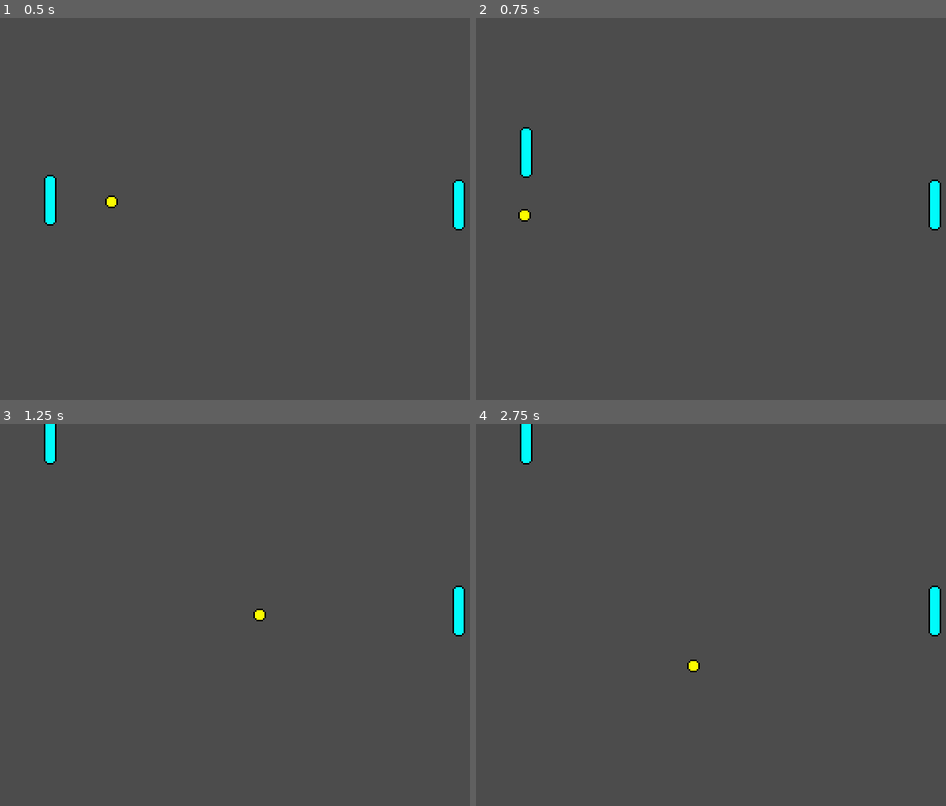
Above: before the commit, frames 1-4 (two rows, left to right).
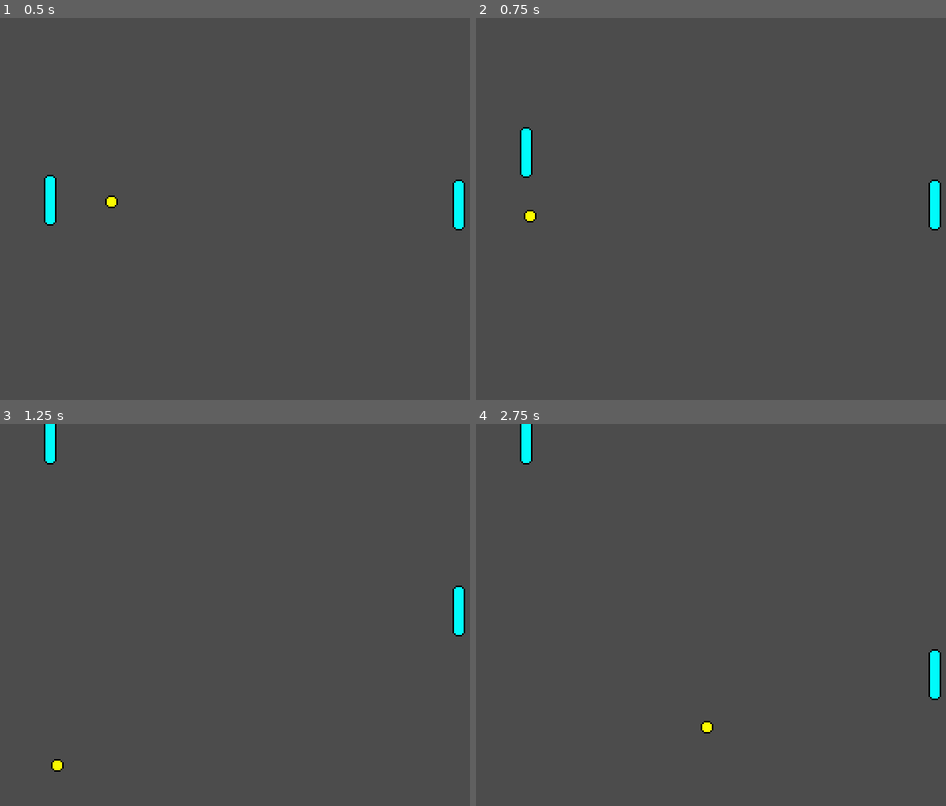
Above: after the commit, the same moments.

Repository: paolobb4/YAPC
Game: Godot game, scene res://scn/Game.tscn
The game is run twice, just before and just after one commit, with the same random seed, the same clock (stepped at 60 frames per second) and the same inputs.
Inputs:
- Up to frame 1 (0.5 s): no input
- Up to frame 2 (0.75 s): tap Enter at 0.5 s; hold Up (ui_up) from 0.53 s (still down)
- Up to frame 3 (1.25 s): keep holding Up (ui_up)
- Up to frame 4 (2.75 s): release Up (ui_up) at 1.28 s; hold Down (ui_down) 1.28-2.03 s; hold Up (ui_up) from 2.03 s (still down)

Frame 1 is identical in both runs. In frame 2, 0.1% of the frame differs, in the area x 8-13%, y 50-54%; in frame 3, 0.1%; in frame 4, 0.8%, in the area x 44-99%, y 42-82%.

Commit message:
Fix ball bouncing angle

Diff:
--- a/scn/ball.gd
+++ b/scn/ball.gd
@@ -14,10 +14,10 @@
 	position += direction * speed * delta
 	if position.x < 0:
 		position = screensize / 2
-		direction = Vector2(1, 0)
+		direction = Vector2(-1, 0)
 	if position.x > screensize.x:
 		position = screensize / 2
-		direction = Vector2(-1, 0)
+		direction = Vector2(1, 0)
 
 	if position.y < 0 or position.y > screensize.y:
 		direction.y *= -1
@@ -25,7 +25,8 @@
 
 
 func _on_Ball_body_entered(body):
-	var abs_angle = (body.position.y - self.position.y) / 16	# diff(y1, y2) / (lenght/2) = angle; -1 <= angle <= 1
+	# diff(y1, y2) / [(len(palette)+len(ball)) / 2] = angle; -1 <= angle <= 1
+	var abs_angle = (body.position.y - self.position.y) / (16 + 4)
 	var bounce_angle = abs_angle * deg2rad(75)	# limit bouncing angle to 75°
 
 	var side = 1 if body.position.x < screensize.x/2 else -1
